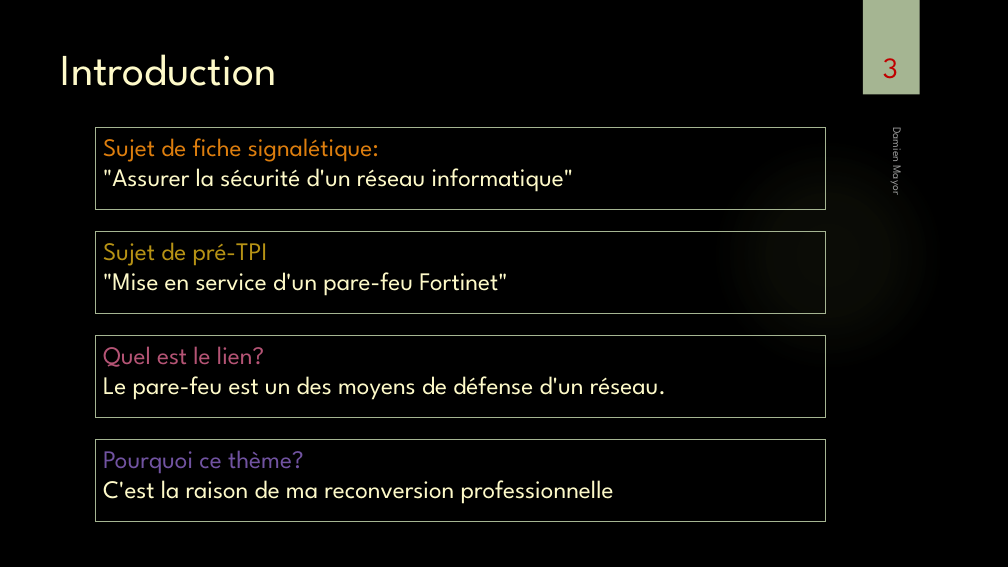
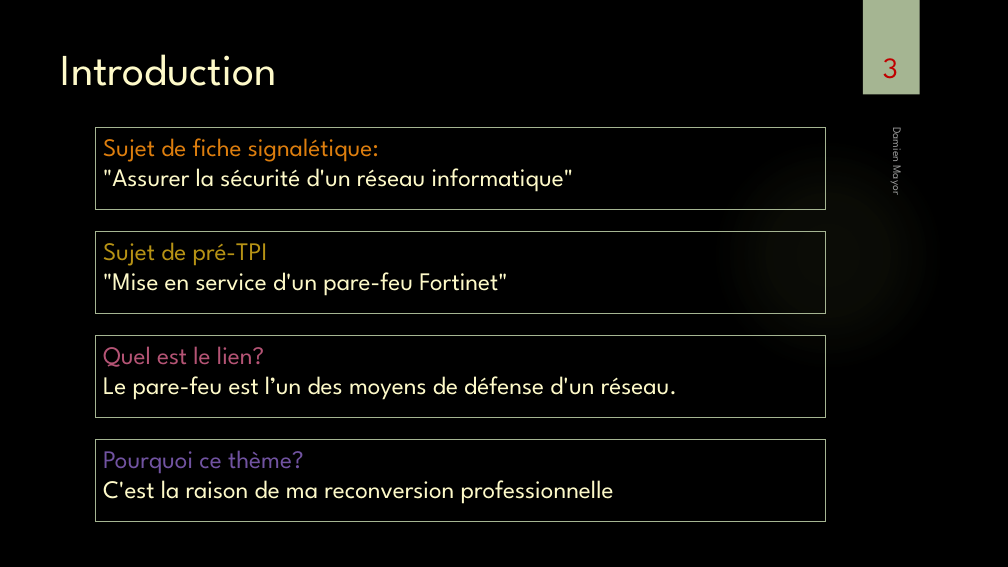
Before and after one commit to damienmayor/TPI, a slide deck: slide 3 of Présentation/Présentation TPI DMA.pptx. Drawn at 1008x567 pixels with LibreOffice and Linux fonts; fonts in the diff are those of the drawing; background and template pictures are left out. Boxes give left, top, right and bottom in pixels: in the first picture for what was removed or moved away, otherwise in the second. Text is boxed around its words. In the diff, an @@ line names an element or a change of style, - is before the commit and + after.

```diff
--- a/Présentation/Présentation TPI DMA.pptx
+++ b/Présentation/Présentation TPI DMA.pptx
@@ text in rectangle at (103, 376, 677, 400): text changed @@
-Le pare-feu est un des moyens de défense d'un réseau.
+Le pare-feu est l’un des moyens de défense d'un réseau.
```
Also in this commit, not shown: 10 other slides changed, 11 slides removed.
